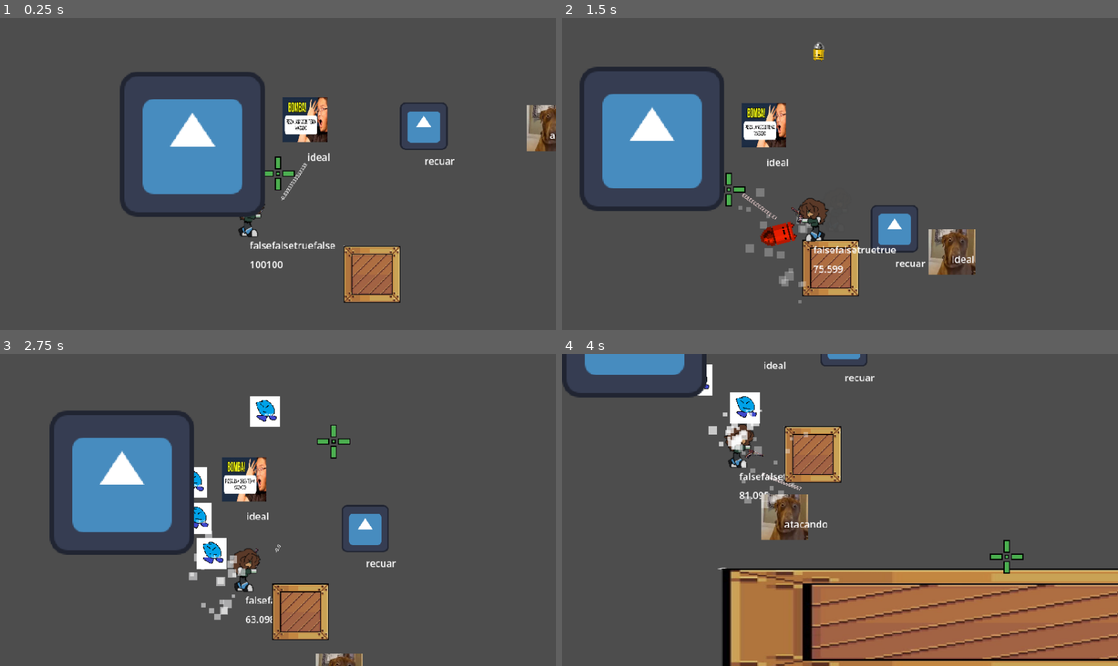
Above: before the commit, frames 1-4 (two rows, left to right).
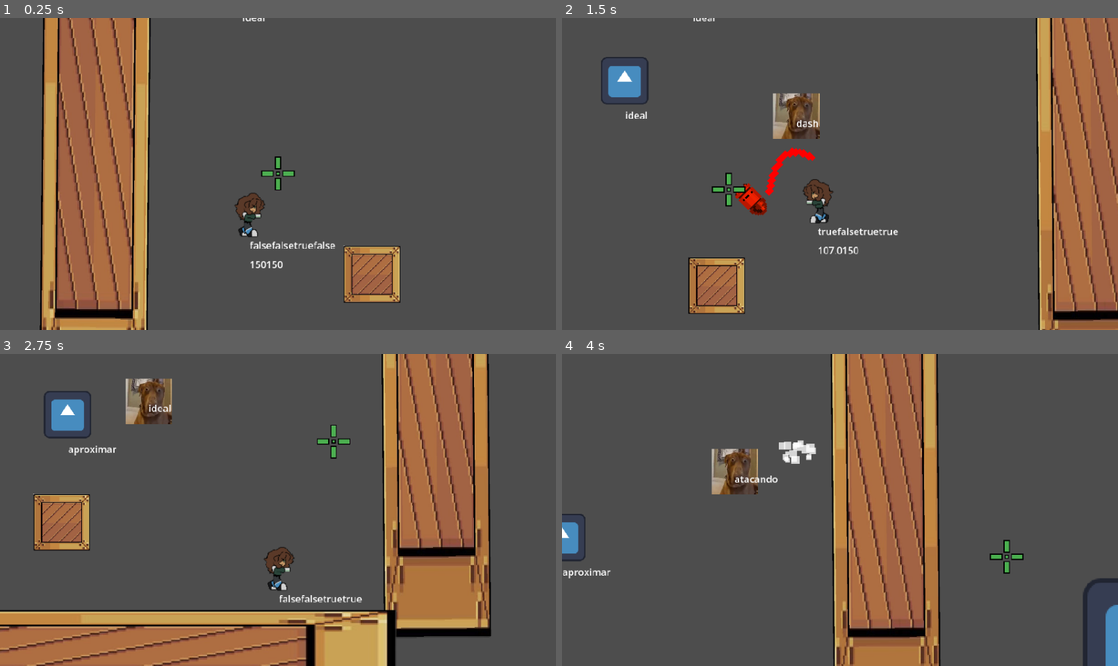
Above: after the commit, the same moments.

Repository: mathkkj/ROGUENAVE
Game: Godot game, scene res://cenas_tscn/cena.tscn
Same seed, same stepped clock (60 frames per second), same inputs: the game is played once before the commit and once after it. The engine's default icon, where the game draws it, is replaced by a stand-in: a white triangle on a blue panel in a dark square.
Inputs (mouse positions are in pixels of both pictures, inside the frame that each line leads up to):
- Up to frame 1 (0.25 s): no input
- Up to frame 2 (1.5 s): move the mouse to (962, 158) at 0.52 s; hold D (direita) 0.53-1.28 s; tap E (dash) at 0.6 s; click (962, 158) at 0.67 s; move the mouse to (728, 189) at 1.27 s; hold Down (baixo) from 1.28 s (still down); click (728, 189) at 1.35 s
- Up to frame 3 (2.75 s): tap E (dash) at 1.55, 2.1 s; move the mouse to (333, 441) at 2.02 s; release Down (baixo) at 2.03 s; hold D (direita) from 2.03 s (still down)
- Up to frame 4 (4 s): move the mouse to (812, 572) at 2.77 s; release D (direita) at 2.78 s; hold Up (cima) 2.78-3.53 s; tap E (dash) at 2.85, 3.8 s; click (812, 572) at 2.92 s; move the mouse to (1006, 556) at 3.52 s; press the mouse at (1006, 556) at 3.53 s; hold A (esquerda) from 3.53 s (still down)

The runs differ from the first frame. In frame 1, 29% of the frame differs, in the area x 7-100%, y 0-100%; in frame 2, 32%; in frame 3, 45%, in the area x 0-89%, y 0-100%; in frame 4, 40%.

Commit message:
update invocador + iframe quando toma dano
no invocador só falta verificar a posição se é valida, porém, irei fazer isso com tilemap ou com layers. pra isso, preciso identificar quais vão ser os obstaculos e que layers eles vão estar

mas a "base" do codigo já ta feita, é so implementar o "cenário" de fato e fazer as "salas" e eu vou ver se fica melhor com tilemap de id ou com layers customizadas

Diff:
--- a/cenas_tscn/cena.tscn
+++ b/cenas_tscn/cena.tscn
@@ -19,11 +19,12 @@
 size = Vector2(450, 469)
 
 [node name="cena" type="Node2D" unique_id=1523779238]
+position = Vector2(2, 0)
 script = ExtResource("1_q3n0b")
 
 [node name="Icon" type="Sprite2D" parent="." unique_id=763547240]
 z_index = 66
-position = Vector2(-192, 46.000004)
+position = Vector2(1181.0001, 341.00003)
 scale = Vector2(1.8865434, 1.8865434)
 texture = ExtResource("2_uk6bg")
 
@@ -43,6 +44,7 @@
 position = Vector2(-97, 165)
 camera = NodePath("../Camera2D")
 dash_vel = 1000.0
+classe_personagem = 1
 duracao_golpe = 0.25
 forca_golpe = 500.0
 
@@ -61,8 +63,20 @@
 scale = Vector2(0.2, 0.2)
 shape = SubResource("RectangleShape2D_uk6bg")
 
+[node name="StaticBody2D2" type="StaticBody2D" parent="." unique_id=1766068120]
+position = Vector2(729, -33)
+rotation = -1.5797108
+scale = Vector2(2.0661936, 0.37913364)
+
+[node name="Sprite2D" type="Sprite2D" parent="StaticBody2D2" unique_id=406344323]
+texture = ExtResource("8_q3n0b")
+
+[node name="CollisionShape2D" type="CollisionShape2D" parent="StaticBody2D2" unique_id=449427736]
+position = Vector2(1, -2.5)
+shape = SubResource("RectangleShape2D_iwd25")
+
 [node name="StaticBody2D" type="StaticBody2D" parent="." unique_id=605418635]
-position = Vector2(441, 542)
+position = Vector2(175, 498)
 scale = Vector2(2.0661936, 0.37913367)
 
 [node name="Sprite2D" type="Sprite2D" parent="StaticBody2D" unique_id=199179681]
@@ -72,10 +86,34 @@
 position = Vector2(1, -2.5)
 shape = SubResource("RectangleShape2D_iwd25")
 
-[node name="Inimigo_invocador" parent="." unique_id=1725429804 instance=ExtResource("10_iwd25")]
+[node name="StaticBody2D3" type="StaticBody2D" parent="." unique_id=2007997586]
+position = Vector2(214, -564)
+scale = Vector2(2.0661936, 0.37913364)
 
-[node name="Inimigo_projetil" parent="." unique_id=944234677 instance=ExtResource("10_y6nmq")]
-position = Vector2(197, 6)
+[node name="Sprite2D" type="Sprite2D" parent="StaticBody2D3" unique_id=1011706732]
+texture = ExtResource("8_q3n0b")
+
+[node name="CollisionShape2D" type="CollisionShape2D" parent="StaticBody2D3" unique_id=729542292]
+position = Vector2(1, -2.5)
+shape = SubResource("RectangleShape2D_iwd25")
+
+[node name="StaticBody2D4" type="StaticBody2D" parent="." unique_id=618769255]
+position = Vector2(-352, -18.999998)
+rotation = 1.5807698
+scale = Vector2(2.0661936, 0.37913364)
+
+[node name="Sprite2D" type="Sprite2D" parent="StaticBody2D4" unique_id=386282951]
+texture = ExtResource("8_q3n0b")
+
+[node name="CollisionShape2D" type="CollisionShape2D" parent="StaticBody2D4" unique_id=1919873757]
+position = Vector2(1, -2.5)
+shape = SubResource("RectangleShape2D_iwd25")
 
 [node name="Inimigo_meele" parent="." unique_id=967689483 instance=ExtResource("11_y6nmq")]
-position = Vector2(406, -15)
+position = Vector2(396.99997, -319)
+
+[node name="Inimigo_invocador" parent="." unique_id=1725429804 instance=ExtResource("10_y6nmq")]
+position = Vector2(62, -290)
+
+[node name="Inimigo_projetil" parent="." unique_id=944234677 instance=ExtResource("11_osep8")]
+position = Vector2(-110, -267)
--- a/cenas_tscn/inimigos_tscn/inimigo_invocador.tscn
+++ b/cenas_tscn/inimigos_tscn/inimigo_invocador.tscn
@@ -84,10 +84,14 @@
 scale = Vector2(15.349047, 6.1137066)
 shape = SubResource("RectangleShape2D_eopj5")
 
+[node name="Label2" type="Label" parent="." unique_id=1590915014]
+offset_left = 3.0
+offset_top = -63.0
+offset_right = 43.0
+offset_bottom = -40.0
+
 [connection signal="timeout" from="atirar_tempo" to="." method="_on_atirar_tempo_timeout"]
-[connection signal="body_entered" from="circulo_de_visao" to="." method="_on_circulo_de_visao_body_entered"]
 [connection signal="body_entered" from="circulo_de_visao" to="." method="_on_area_invocação_body_entered"]
-[connection signal="body_exited" from="circulo_de_visao" to="." method="_on_circulo_de_visao_body_exited"]
 [connection signal="body_exited" from="circulo_de_visao" to="." method="_on_area_invocação_body_exited"]
 [connection signal="body_entered" from="Hurtbox" to="." method="_on_hurtbox_body_entered"]
 [connection signal="body_exited" from="Hurtbox" to="." method="_on_hurtbox_body_exited"]
--- a/cenas_tscn/inimigos_tscn/inimigo_meele.tscn
+++ b/cenas_tscn/inimigos_tscn/inimigo_meele.tscn
@@ -7,7 +7,7 @@
 size = Vector2(53.014732, 64.94514)
 
 [sub_resource type="CircleShape2D" id="CircleShape2D_an2hr"]
-radius = 340.68954
+radius = 449.15448
 
 [sub_resource type="RectangleShape2D" id="RectangleShape2D_an2hr"]
 size = Vector2(5.501678, 12.921783)
@@ -16,7 +16,7 @@
 scale = Vector2(1.0103017, 1)
 motion_mode = 1
 script = ExtResource("1_an2hr")
-dash_vel = 1200
+dash_vel = 800
 speed = 200.0
 max_speed = 400.0
 vida = 18
@@ -32,6 +32,7 @@
 shape = SubResource("RectangleShape2D_a2lr6")
 
 [node name="atirar_tempo" type="Timer" parent="." unique_id=478864463]
+wait_time = 0.7
 autostart = true
 
 [node name="Raycast" type="Node2D" parent="." unique_id=1941409983]
--- a/cenas_tscn/inimigos_tscn/inimigo_meele_invocado.tscn
+++ b/cenas_tscn/inimigos_tscn/inimigo_meele_invocado.tscn
@@ -17,7 +17,7 @@
 motion_mode = 1
 safe_margin = 0.001
 script = ExtResource("1_pgx0w")
-dash_vel = 700
+dash_vel = 650
 knockback_normal = 600
 knockback_dash = 800
 speed = 50.0
--- a/cenas_tscn/personagem.tscn
+++ b/cenas_tscn/personagem.tscn
@@ -8,8 +8,8 @@
 height = 24.773428
 
 [sub_resource type="CapsuleShape2D" id="CapsuleShape2D_u8x3t"]
-radius = 26.0
-height = 102.0
+radius = 18.0
+height = 74.0
 
 [node name="personagem" type="CharacterBody2D" unique_id=1587912254 groups=["jogador"]]
 y_sort_enabled = true
--- a/cenas_tscn/projetil_inimigo.tscn
+++ b/cenas_tscn/projetil_inimigo.tscn
@@ -4,8 +4,8 @@
 [ext_resource type="Texture2D" uid="uid://dar85vxabes4h" path="res://placeholder/bala_placeholder.png" id="2_mkexo"]
 
 [sub_resource type="CapsuleShape2D" id="CapsuleShape2D_ieeyu"]
-radius = 168.5
-height = 691.03784
+radius = 120.03433
+height = 519.99677
 
 [node name="projetil_inimigo" type="Area2D" unique_id=764179290 groups=["projetil_inimigo"]]
 collision_layer = 2
--- a/codigo_gd/inimigo_gd/inimigo_invocador.gd
+++ b/codigo_gd/inimigo_gd/inimigo_invocador.gd
@@ -1,10 +1,16 @@
 extends Inimigo_Projetil
 class_name Inimigo_invocador
+
+var quantidade_de_inimigos = 0
+var quantidade_max_de_inimigos = 4
 
 @onready var inimigos_invocados_cena: PackedScene = preload("res://cenas_tscn/inimigos_tscn/inimigo_meele_invocado.tscn")
 @onready var area = $circulo_de_visao
 @onready var collision = $circulo_de_visao/CollisionShape2D
+@onready var label2 = $Label2
+
 var ja_atirou : bool = false
+
 enum ESTADOS_INVOCADOR {
 	NORMAL,
 	INVOCANDO
@@ -21,7 +27,7 @@
 
 	if not is_instance_valid(alvo):
 		return
-
+	label2.text = str(quantidade_de_inimigos, " ", quantidade_max_de_inimigos)
 	mirar()
 	check_posicao_alvo()
 
@@ -38,19 +44,29 @@
 		return
 	if not pode_invocar():
 		return
+
 	ja_atirou = true
 	print("inimigo invocador invocou")
 	estado_invocador = ESTADOS_INVOCADOR.INVOCANDO
 	velocity = Vector2.ZERO
 
+	var faltando = quantidade_max_de_inimigos - quantidade_de_inimigos
 
-	for i in range(4):
+	if faltando <= 0:
+		estado_invocador = ESTADOS_INVOCADOR.NORMAL
+		ja_atirou = false
+		return
+
+	for i in range(faltando):
 		var inimigo = inimigos_invocados_cena.instantiate()
 		inimigo.global_position = pegar_pos_borda()
 		get_tree().current_scene.add_child(inimigo)
 
+	quantidade_de_inimigos += faltando
+
+	conectar_inimigos()
 	estado_invocador = ESTADOS_INVOCADOR.NORMAL
-
+	ja_atirou = false
 
 
 func pegar_pos_borda() -> Vector2:
@@ -88,6 +104,18 @@
 			get_tree().current_scene.add_child(particula_morte)
 			queue_free()
 			for node in get_tree().get_nodes_in_group("inimigos_invocados"):
-				node.queue_free()
+				node.morrer()
 
-	dano_processado.emit()
+func conectar_inimigos():
+	var lista_de_inimigos = get_tree().get_nodes_in_group("inimigos_invocados")
+	for inimigo in lista_de_inimigos:
+		inimigo.invocadinho_morreu.connect(invocadinho_morreu)
+
+func invocadinho_morreu():
+	quantidade_de_inimigos -= 1
+	if quantidade_de_inimigos < 0:
+		quantidade_de_inimigos = 0
+
+	print("tem ainda ", quantidade_de_inimigos, " invocadinhos")
+
+	atirar_tempo.start()
--- a/codigo_gd/inimigo_gd/inimigo_meele_invocado.gd
+++ b/codigo_gd/inimigo_gd/inimigo_meele_invocado.gd
@@ -1,5 +1,7 @@
 extends Inimigo_meele
 class_name Inimigo_invocado
+
+signal invocadinho_morreu
 
 enum ESTADOS_INVOCADO {
 	NORMAL,
@@ -7,3 +9,15 @@
 }
 
 var estado_invocado: ESTADOS_INVOCADO = ESTADOS_INVOCADO.NORMAL
+func receber_dano(dano: int) -> void:
+	vida -= dano
+	if vida <= 0:
+			morrer()
+			emit_signal("invocadinho_morreu")
+	dano_processado.emit()
+
+func morrer():
+	var particula_morte = particula_morte_cena.instantiate()
+	particula_morte.position = global_position
+	get_tree().current_scene.add_child(particula_morte)
+	queue_free()
--- a/codigo_gd/personagem_gd/armas/arma_1.gd
+++ b/codigo_gd/personagem_gd/armas/arma_1.gd
@@ -9,10 +9,10 @@
 
 
 
-var calor = 0.0
-var calor_maximo = 100.0
-var calor_por_tiro = 20.0
-var resfriamento = 50.0
+var calor = 0
+var calor_maximo = 100
+var calor_por_tiro = 20
+var resfriamento = 50
 
 @onready var camera = get_viewport().get_camera_2d()
 
@@ -44,6 +44,7 @@
 	if superaquecida and calor <= 0:
 		calor = 0
 		superaquecida = false
+
 
 func aplicar_recoil() -> void:
 	if tween_recoil:
--- a/codigo_gd/personagem_gd/personagem.gd
+++ b/codigo_gd/personagem_gd/personagem.gd
@@ -54,6 +54,7 @@
 var em_dash: bool = false
 var em_golpe: bool = false
 var atirando: bool = false
+var invencivel: bool = false
 
 @onready var cena_armas : Array[PackedScene] = [
 	preload("res://cenas_tscn/armas/arma1.tscn"),
@@ -79,17 +80,37 @@
 @onready var ghost_timer = get_node("ghost timer")
 
 func perder_vida(dano, DIR, forca) -> float:
+	if invencivel:
+		return vida
+
+	invencivel = true
+
 	Input.start_joy_vibration(0, 1.0, 1.0, 0.2)
-	print(DIR)
 	camera.add_trauma(0.4, round(DIR))
 	aplicar_knockback(DIR, forca)
 	_particula_instancia(self, DIR)
+
 	vida -= dano
+
+	_piscar_enquanto_invencivel()
+
 	get_tree().paused = true
-	#taca a animacao
 	await get_tree().create_timer(0.2, true).timeout
 	get_tree().paused = false
+
+	await get_tree().create_timer(1.0, true).timeout
+	invencivel = false
+
 	return vida
+
+
+func _piscar_enquanto_invencivel() -> void:
+	while invencivel:
+		visible = false
+		await get_tree().create_timer(0.08, true).timeout
+		visible = true
+		await get_tree().create_timer(0.08, true).timeout
+
 
 func _ready() -> void:
 
--- a/codigo_gd/projetil_inimigo.gd
+++ b/codigo_gd/projetil_inimigo.gd
@@ -12,20 +12,23 @@
 
 func _on_body_entered(body: Node2D) -> void:
 	if body.is_in_group("arma_multimidia"):
-
 		var particula = particula_cena.instantiate()
 		particula.position = global_position
 		get_tree().current_scene.add_child(particula)
-
 		print(particula)
 		return
 
-	if body.is_in_group("jogador") and body.has_method("perder_vida") and body.pode_dash:
-		body.perder_vida(1, direcao, 900)
-		queue_free()
-		return
-	if body.is_in_group("jogador") and body.has_method("perder_vida") and not body.pode_dash:
-		body.z_index = 1
+	if body.is_in_group("jogador") and body.has_method("perder_vida"):
+		if body.invencivel:
+			return
+
+		if body.pode_dash:
+			body.perder_vida(1, direcao, 900)
+			queue_free()
+		elif body.invencivel:
+			return
+		else:
+			body.z_index = 1
 		return
 
 	if body.is_in_group("inimigos"):
--- a/project.godot
+++ b/project.godot
@@ -91,6 +91,7 @@
 "deadzone": 0.2,
 "events": [Object(InputEventKey,"resource_local_to_scene":false,"resource_name":"","device":-1,"window_id":0,"alt_press …(192 unchanged characters)…
 , Object(InputEventJoypadButton,"resource_local_to_scene":false,"resource_name":"","device":-1,"button_index":9,"pressure":0.0,"pressed":true,"script":null)
+, null, Object(InputEventJoypadButton,"resource_local_to_scene":false,"resource_name":"","device":-1,"button_index":0,"pressure":0.0,"pressed":true,"script":null)
 ]
 }
 dropar={
@@ -103,6 +104,7 @@
 "deadzone": 0.2,
 "events": [Object(InputEventMouseButton,"resource_local_to_scene":false,"resource_name":"","device":-1,"window_id":0,"a …(253 unchanged characters)…
 , Object(InputEventJoypadButton,"resource_local_to_scene":false,"resource_name":"","device":-1,"button_index":10,"pressure":0.0,"pressed":true,"script":null)
+, Object(InputEventJoypadButton,"resource_local_to_scene":false,"resource_name":"","device":-1,"button_index":2,"pressure":0.0,"pressed":true,"script":null)
 ]
 }
 
Not shown: 1 places in cenas_tscn/cena.tscn that only renumber resources
